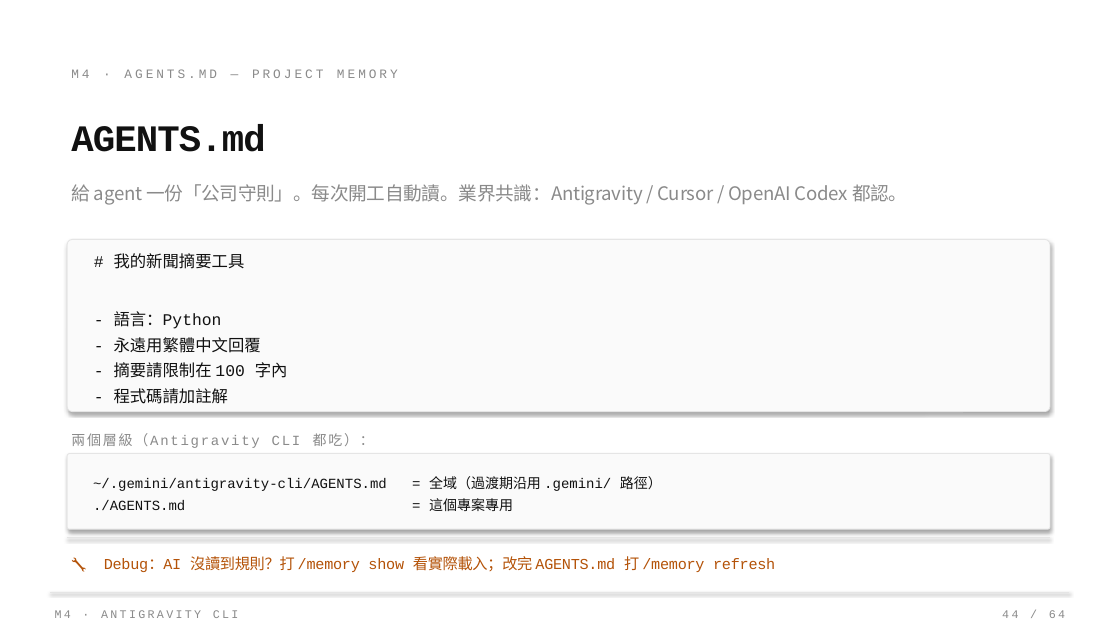
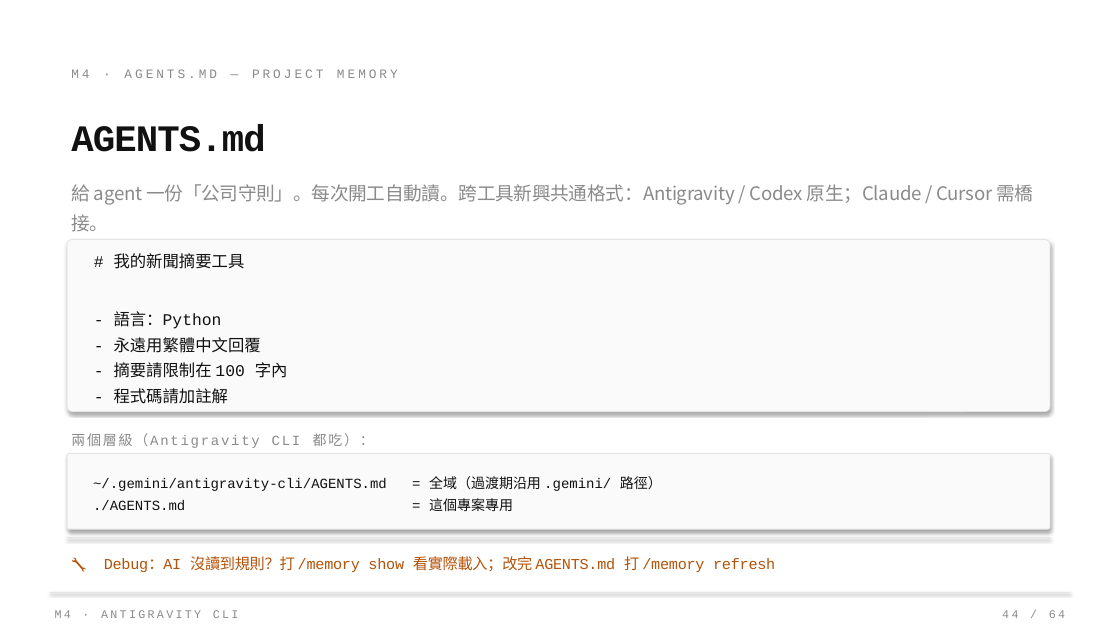
Before and after one commit to Zenobia000/SDD-agent-coding-beginner, a slide deck: slide 44 of class_plan/vibe_coding_workshop.pptx. Drawn at 1120x630 pixels with LibreOffice and Linux fonts; fonts in the diff are those of the drawing. Boxes give left, top, right and bottom in pixels: in the first picture for what was removed or moved away, otherwise in the second. Text is boxed around its words. In the diff, an @@ line names an element or a change of style, - is before the commit and + after.

Commit message:
docs: 軟化 AGENTS.md「業界統一規範」過度宣稱
WHY: 教材原本聲稱 AGENTS.md 是「業界統一規範 / 業界共識通用格式」，
且把 Cursor 列為「自動讀 AGENTS.md」的工具之一。這兩處過度宣稱會
讓學員實際打開 Cursor / Claude Code 時發現「不是這樣」、信任崩壞。

WHAT: 全專案 8 個檔案 + 重 build 的 pptx 統一改成精準描述——
- 原生讀 AGENTS.md：OpenAI Codex、Antigravity（CLI agy / 桌面版）
- 各有原生入口需橋接：Claude Code（CLAUDE.md）、Cursor（.cursor/rules/）、
  Copilot（.github/copilot-instructions.md）、Windsurf（.windsurfrules）
- 補上 blueprint 的橋接範例（一行 rules 指向 AGENTS.md）

IMPACT: 教學定位從「業界統一」改為「新興跨工具共通格式 + 橋接」，
與外部現實對齊；不影響 .agents/ 目錄結構與 settings.json 配置。
仍待驗證項目：agy plugin import gemini 指令實測（README 兩處引用）。

```diff
--- a/class_plan/vibe_coding_workshop.pptx
+++ b/class_plan/vibe_coding_workshop.pptx
@@ text at [71, 184, 1034, 205]: text changed @@
-給 agent 一份「公司守則」。每次開工自動讀。業界共識：Antigravity / Cursor / OpenAI Codex 都認。
+給 agent 一份「公司守則」。每次開工自動讀。跨工具新興共通格式：Antigravity / Codex 原生；Claude / Cursor 需橋接。
```
Also in this commit, not shown: 2 other slides changed, 9 other files.
